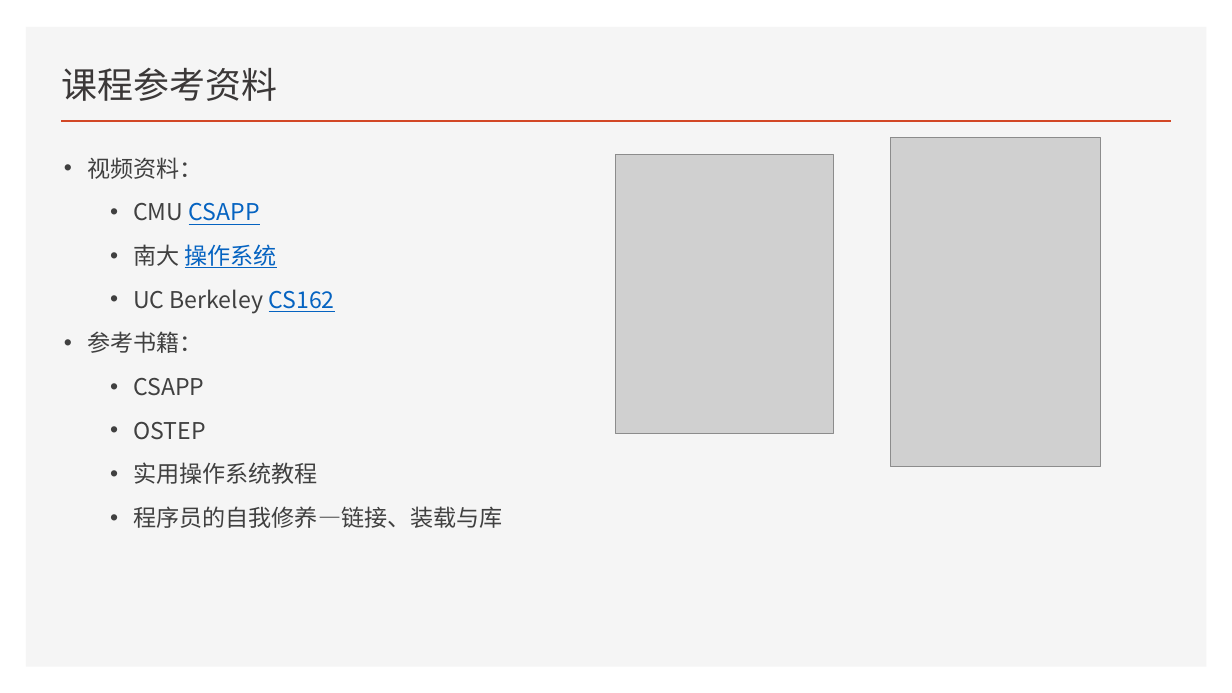
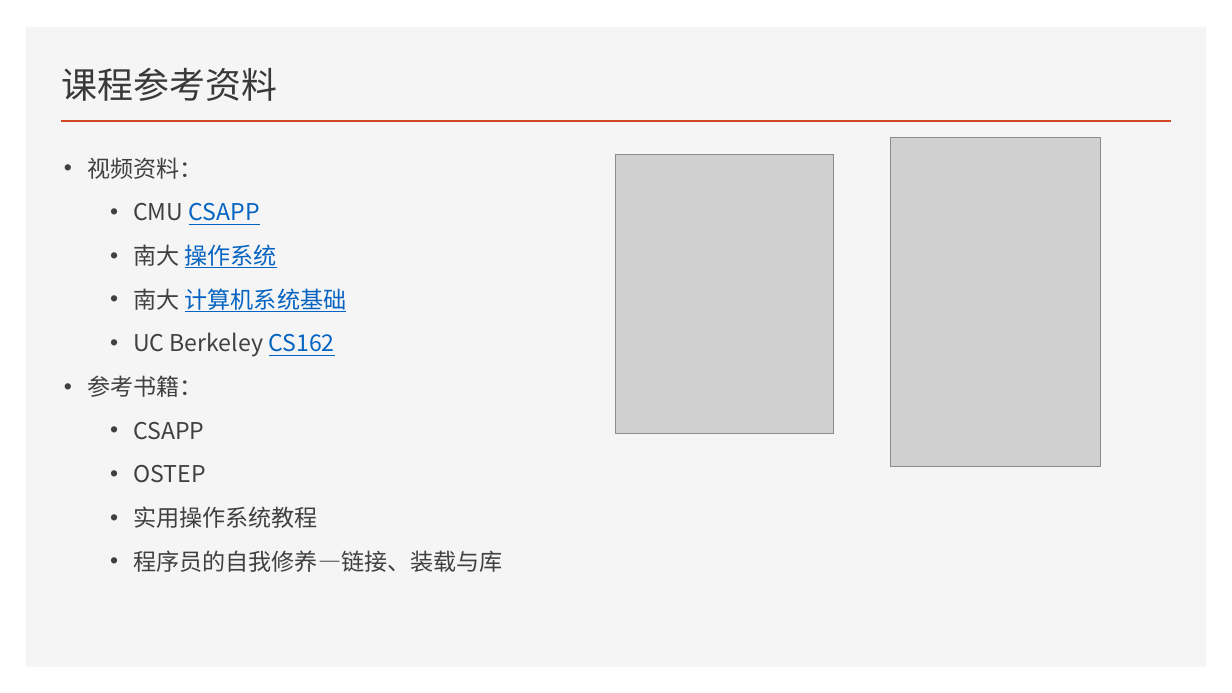
Before and after one commit to FourierAI/Operating-system, a slide deck: slide 6 of 课程介绍与学术诚信/课程介绍与学术诚信.pptx (slide 5 before the commit). Drawn at 1232x693 pixels with LibreOffice and Linux fonts; fonts in the diff are those of the drawing; grey boxes stand for pictures. Boxes give left, top, right and bottom in pixels: in the first picture for what was removed or moved away, otherwise in the second. Text is boxed around its words. In the diff, an @@ line names an element or a change of style, - is before the commit and + after.

```diff
--- a/课程介绍与学术诚信/课程介绍与学术诚信.pptx
+++ b/课程介绍与学术诚信/课程介绍与学术诚信.pptx
@@ text at [133, 288, 347, 312]: paragraph added @@
+  • 南大 计算机系统基础
```
Also in this commit, not shown: 1 slide added, 8 other files.
